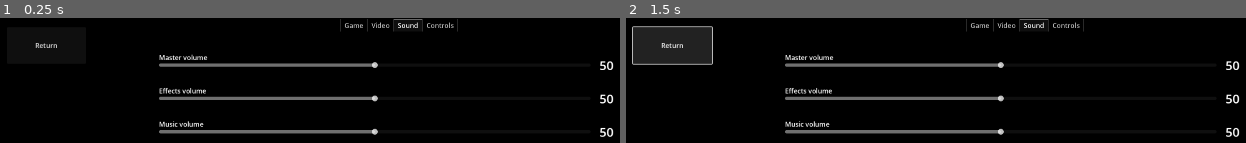
Above: before the commit, frames 1-2 (left to right).
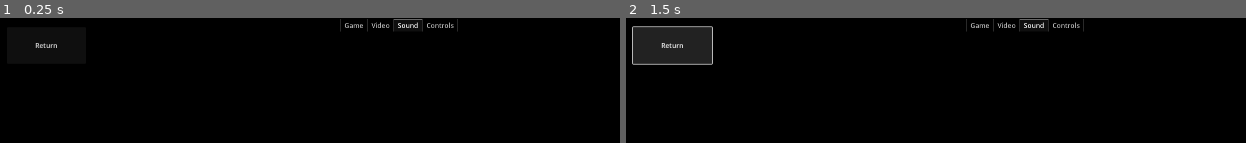
Above: after the commit, the same moments.

Repository: OGSesetti/ses-library
Game: Godot game, scene res://ses/menu_manager/menus/settings_menu.tscn
Two runs of this game, one before a commit and one after it. Both use one fixed random seed, a clock stepped at 60 frames per second and the inputs below.
Inputs:
- Up to frame 1 (0.25 s): no input
- Up to frame 2 (1.5 s): tap Enter at 0.5 s; click "Return" at 1.25 s

The runs differ from the first frame. In frame 1, 4.4% of the frame differs, in the area x 25-100%, y 28-96%; in frame 2, 4.4%.
Error after the commit: Parse Error: Identifier "update" not declared in the current scope. (res://ses/game_plugins/settings_manager.gd:22)

Commit message:
implemented new signal manager

Diff:
--- a/ses/game_plugins/settings_manager.gd
+++ b/ses/game_plugins/settings_manager.gd
@@ -19,7 +19,7 @@
 
 
 func update_settings():
-	SignalManager.update_settings()
+	SignalManager.send_command("settings", update)
 
 
 func init_file():
--- a/ses/game_plugins/signal_manager.gd
+++ b/ses/game_plugins/signal_manager.gd
@@ -1,12 +1,136 @@
+############################################ Severi's Essential Systems: ############################################
+##################################################	SIGNAL MANAGER	##################################################
+
+
+#	This signal manager connects automatically to all added nodes that have the variable "uses_signals" that is set to true.
+#	Individual signals are connected based on the listening functions a node has. (_on_standard_signal etc.)
+#	ID and Command parameters can be used in a match statement to determine the receivers and instructions.
+
+
+#	Signal parameters in depth:
+#		ID == Identifier for the signal. This is how different nodes recognize what signals are meant for them.
+#		command == Similar to ID, but describes the action wanted from the node.
+#		data == Information sent along with the signal. There shouldn't be any limitations on the type of data.
+#		mute == Determines if the console message is muted or not. The default setting can be changed in the config file.
+
+
+#	The signals are divided into multiple types to reduce unnecessary checks in the listening nodes.
+#	The different signal types can be used pretty freely, but here is the way I intended for them to be used:
+
+#		standard_signal:
+#			Your basic one-off signal that can be used to trigger actions and move data around. Only real advantages this has
+#			compared to the command_signal is the simplicity and the ability to selectively decide which signals get printed to the console.
+
+#		command_signal:
+#			Basically standard_signal with an extra parameter. Useful when one node has to be able to do multiple different actions.
+
+#		global_signal:
+#			Command_signal without the ID. With proper logic a node should be able to listen to both directed commands and global commands.
+#			I see little use for this outside of console commands and world event triggers, so it is probably wise to use this sparingly.
+
+#		ui_signal:
+#			Another command_signal, but directed towards UI-related nodes for the sake of performance.
+
+#	You can also create new signal types by declaring them, adding them to the "signal_names"-array and creating the functions for them.
+
+
+
 extends Node
 
-signal settings_updated()
+var listeners: Array = []
 
-func emit_custom(s, data = null):
-	if data == null:
-		emit_signal(s)
-	else:
-		emit_signal(s, data)
+var mute_standard: bool = SesConfig.mute_standard_signals
+var mute_command: bool = SesConfig.mute_command_signals
+var mute_global: bool = SesConfig.mute_global_signals
+var mute_ui: bool = SesConfig.mute_ui_signals
 
-func update_settings():
-	emit_signal("settings_updated")
+
+signal standard_signal
+signal command_signal
+signal global_signal
+signal ui_signal
+signal time_signal
+
+var signal_names =[
+"standard_signal",	#	id, data, mute
+"command_signal",	#	id, command, data
+"global_signal",	#	event, data (for more globally used signals)
+"ui_signal"	,		#	command but for UI
+
+
+
+
+"time_signal"		#	Constant global time signal in String form: "%s.%s.%s %s:%s:%s" % [year_string, month_string, day_string, hour_string, minute_string, second_string]
+					#	Not in use. Needs a function that actively broadcasts the time. Pretty useless in a video game probably.
+]
+
+
+
+
+
+func _ready():
+	get_tree().connect("node_added", Callable(self, "_on_node_added"))
+	scan_existing_nodes(get_tree().root)
+
+func scan_existing_nodes(root: Node):
+	for child in root.get_children():
+		_on_node_added(child)
+		scan_existing_nodes(child)
+
+func _on_node_added(node: Node):
+	var uses_signals = false
+	print("SignalManager: New node found")
+	if "uses_signals" in node:
+		uses_signals = node.get("uses_signals")
+	if uses_signals == true:
+		_connect_signals(node)
+
+
+func _connect_signals(node: Node):
+	for n in signal_names:
+		var function_name = "on_" + n	#
+		if node.has_method(function_name):
+			connect(n, Callable(node, function_name))
+			print("Connected ", n," to ", node)
+
+
+#	Prints info about the sent signal. Declaring the type is mandatory.
+#	A total of 8 possible variables can be sent as additional info. If you need more I recommend taking a good long look on what the fuck you are even doing
+func report_sent_signal(type, a = "", b = "", c = "", d = "", e = "", f = "",g = "", h = ""):
+	print_rich("[color=#00E8FC]{SIGNAL MANAGER}[/color] Signal was sent: Type: ", type, a,b,c,d,e,f,g,h)
+
+#	The default type of signal with a handy mute option
+func send_standard(id = null, data = "", mute: bool = mute_standard):
+	if id == null:
+		push_warning("Signal manager: Received instructions with no ID. Delivery can be expected to have failed.")
+	emit_signal("standard_signal", id, data)
+	if mute == false:
+		report_sent_signal("Standard",  "ID:", id, " Data:", data)
+
+#	Basically one extra parameter slot
+func send_command(id, command, data = ""):
+	if id == null:
+		push_warning("Signal manager: Received instructions with no ID. Delivery can be expected to have failed.")
+	emit_signal("command_signal", id, command, data)
+	if mute_command == false:
+		report_sent_signal("Command", ", ID: ", id, ", Command: ", command, ", Data: ", data)
+
+#	Pretty much the same as command. Splitted for better performance
+func send_ui(id, command, data = ""):
+	if id == null:
+		push_warning("Signal manager: Received instructions with no ID. Delivery can be expected to have failed.")
+	emit_signal("ui_signal", id, command, data)
+	if mute_command == false:
+		report_sent_signal("UI-Command", ", ID: ", id, ", Command: ", command, ", Data: ", data)
+
+#	No ID. Works everywhere. Need to figure something for the listening though
+func send_global(command, data = ""):
+	emit_signal("global_signal", command, data)
+	if mute_global == false:
+		report_sent_signal("Global", ", Command: ", command, "Data: " +  data)
+
+#	This will most likely be obsolete outside the calendar app
+func send_time(data, mute = mute_time):
+	emit_signal("time_signal", data)
+	if mute == false:
+		report_sent_signal("Time", ", Data: ", data)
--- a/ses/ses_core/ses_config.gd
+++ b/ses/ses_core/ses_config.gd
@@ -11,3 +11,12 @@
 #	SettingsManager
 const settings_path = "res://ses/settings_save/settings.tres"	#	Probably a good idea to not touch this
 #	/SettingsManager
+
+
+#	SignalManager
+const mute_standard_signals: bool = true
+const mute_command_signals: bool = true
+const mute_global_signals: bool = true
+const mute_ui_signals: bool = true
+
+#	/SignalManager
--- a/ses/ses_core/ses_middleware.gd
+++ b/ses/ses_core/ses_middleware.gd
@@ -15,6 +15,7 @@
 
 #SaveManager
 
+#	Muuta näitä nyt jumalauta
 var res = SaveManager.res
 
 func save_manual(s = ""):
Not shown, added: ses/notes/signal_cheat_sheet.txt
